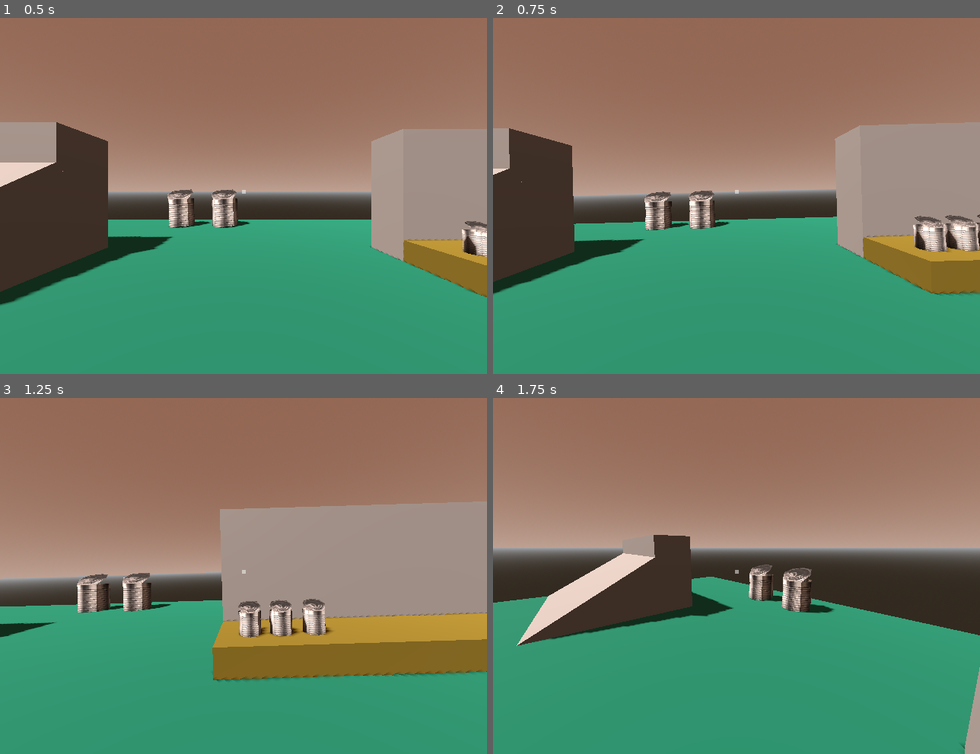
Above: before the commit, frames 1-4 (two rows, left to right).
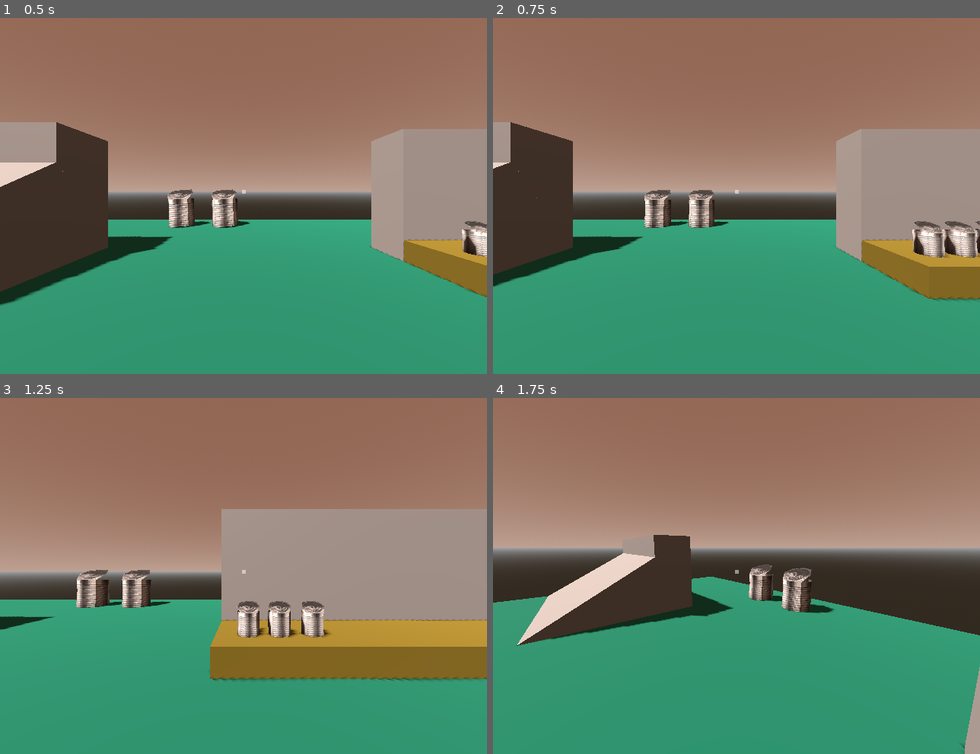
Above: after the commit, the same moments.

Repository: izzint/plr_controller
Game: Godot game, scene res://scenes/example.tscn
The game is run twice, just before and just after one commit, with the same random seed, the same clock (stepped at 60 frames per second) and the same inputs.
Inputs (mouse positions are in pixels of both pictures, inside the frame that each line leads up to):
- Up to frame 1 (0.5 s): no input
- Up to frame 2 (0.75 s): move the mouse to (843, 174) at 0.52 s; hold D (plr_right) from 0.53 s (still down); tap F (plr_flashlight) at 0.6 s; click (843, 174) at 0.67 s
- Up to frame 3 (1.25 s): keep holding D (plr_right); tap Space (plr_jump) at 0.77 s
- Up to frame 4 (1.75 s): move the mouse to (712, 572) at 1.27 s; release D (plr_right) at 1.28 s; hold W (plr_forward) from 1.28 s (still down); tap E (plr_interact) at 1.35 s; tap Space (plr_jump) at 1.52 s

Frame 1 is identical in both runs. In frame 2, 5.5% of the frame differs, in the area x 0-100%, y 29-80%; in frame 3, 6.1%; in frame 4, less than 0.1%.

Commit message:
add option to enable camera leaning

Diff:
--- a/scripts/player.gd
+++ b/scripts/player.gd
@@ -13,6 +13,7 @@
 @export var jump_spd : float = 12.0
 
 @export_category("Camera Settings")
+@export var lean_camera : bool = false
 @export var lean_strength : float = 10
 
 var lerp_spd : float = 8.5
@@ -21,8 +22,10 @@
 
 func _physics_process(delta) -> void:
 	update_movement(delta)
-	update_lean(delta)
 	flashlight(delta)
+
+	if lean_camera:
+		update_lean(delta)
 
 func update_movement(delta : float) -> void:
 	var wish_dir = Input.get_vector("plr_left", "plr_right", "plr_forward", "plr_backwards")
